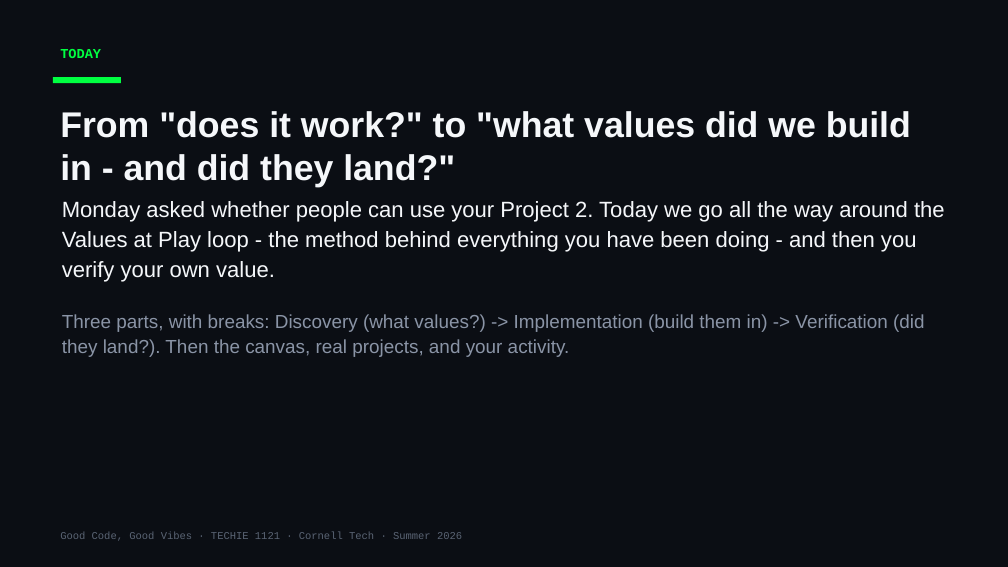
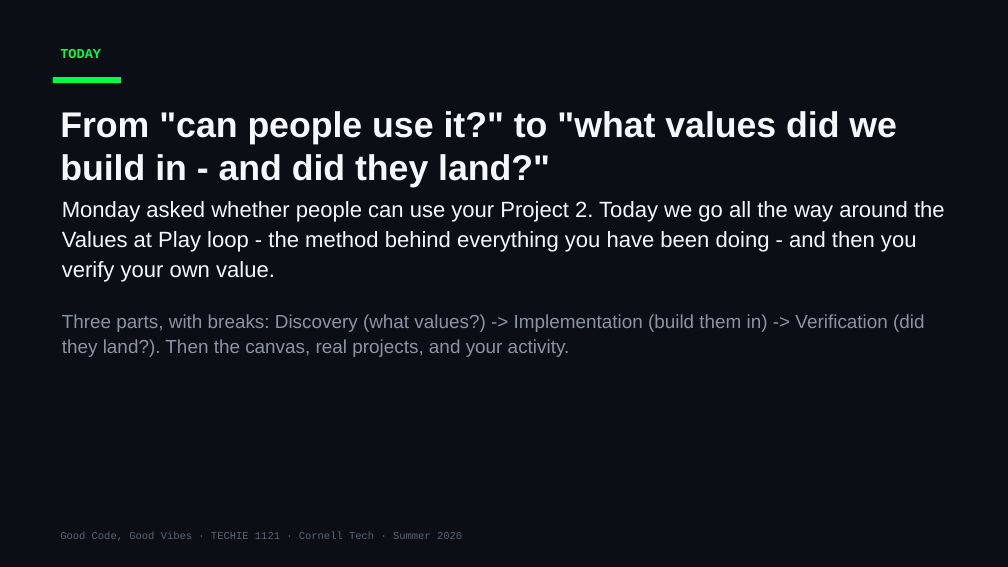
Before and after one commit to Cornell-Tech-Vibe-Coding-Summer-2026/website, a slide deck: slide 2 of slides/Week3-Tue-User-Testing-II.pptx. Drawn at 1008x567 pixels with LibreOffice and Linux fonts; fonts in the diff are those of the drawing. Boxes give left, top, right and bottom in pixels: in the first picture for what was removed or moved away, otherwise in the second. Text is boxed around its words. In the diff, an @@ line names an element or a change of style, - is before the commit and + after.

```diff
--- a/slides/Week3-Tue-User-Testing-II.pptx
+++ b/slides/Week3-Tue-User-Testing-II.pptx
@@ text at bbox=[60, 111, 897, 187]: text changed @@
-From "does it work?" to "what values did we build in - and did they land?"
+From "can people use it?" to "what values did we build in - and did they land?"
```
Also in this commit, not shown: 4 other files.
